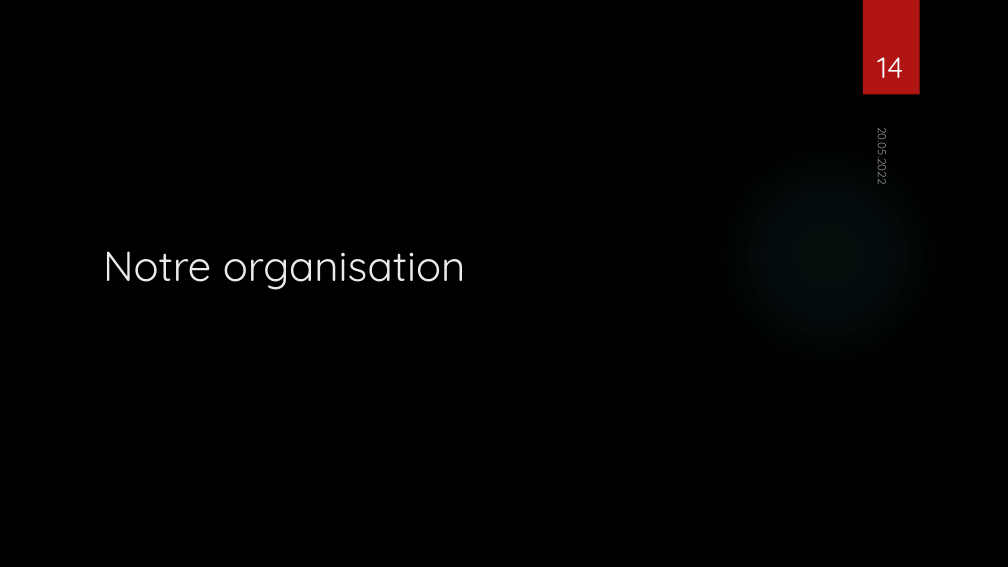
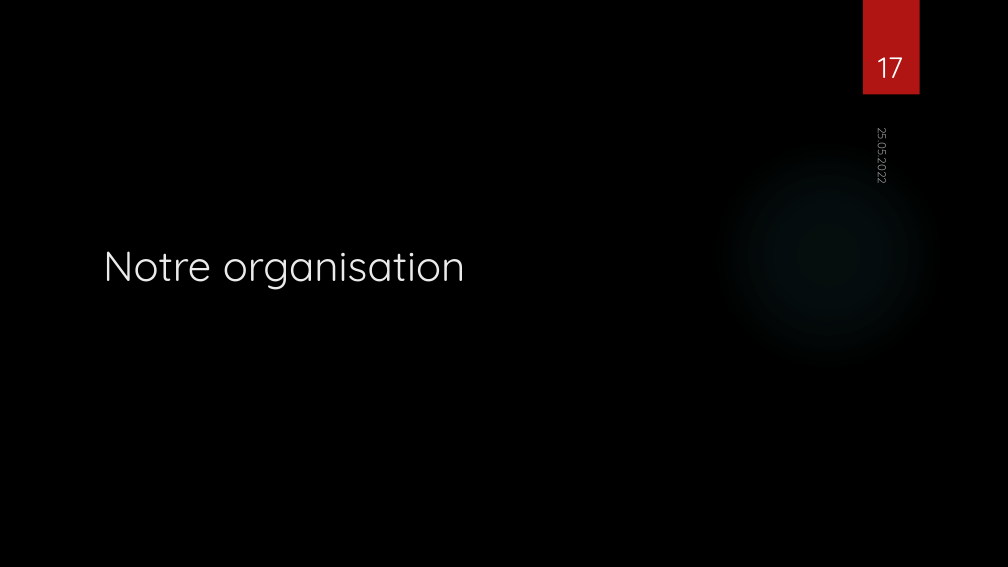
Before and after one commit to dam277/P_Web_2, a slide deck: slide 17 of 01-Documents/PowerPoint/P-P_Web_2-AurélienDamienThomas-Présentation.pptx (slide 14 before the commit). Drawn at 1008x567 pixels with LibreOffice and Linux fonts; fonts in the diff are those of the drawing; background and template pictures are left out. Boxes give left, top, right and bottom in pixels: in the first picture for what was removed or moved away, otherwise in the second. Text is boxed around its words. In the diff, an @@ line names an element or a change of style, - is before the commit and + after.

```diff
--- a/01-Documents/PowerPoint/P-P_Web_2-AurélienDamienThomas-Présentation.pptx
+++ b/01-Documents/PowerPoint/P-P_Web_2-AurélienDamienThomas-Présentation.pptx
@@ page number at <box>878,57,903,78</box>: text changed @@
-14
+17
@@ text at <box>874,132,891,183</box>: text changed @@
-20.05.2022
+25.05.2022
```
Also in this commit, not shown: 16 other slides changed, 3 slides added.
